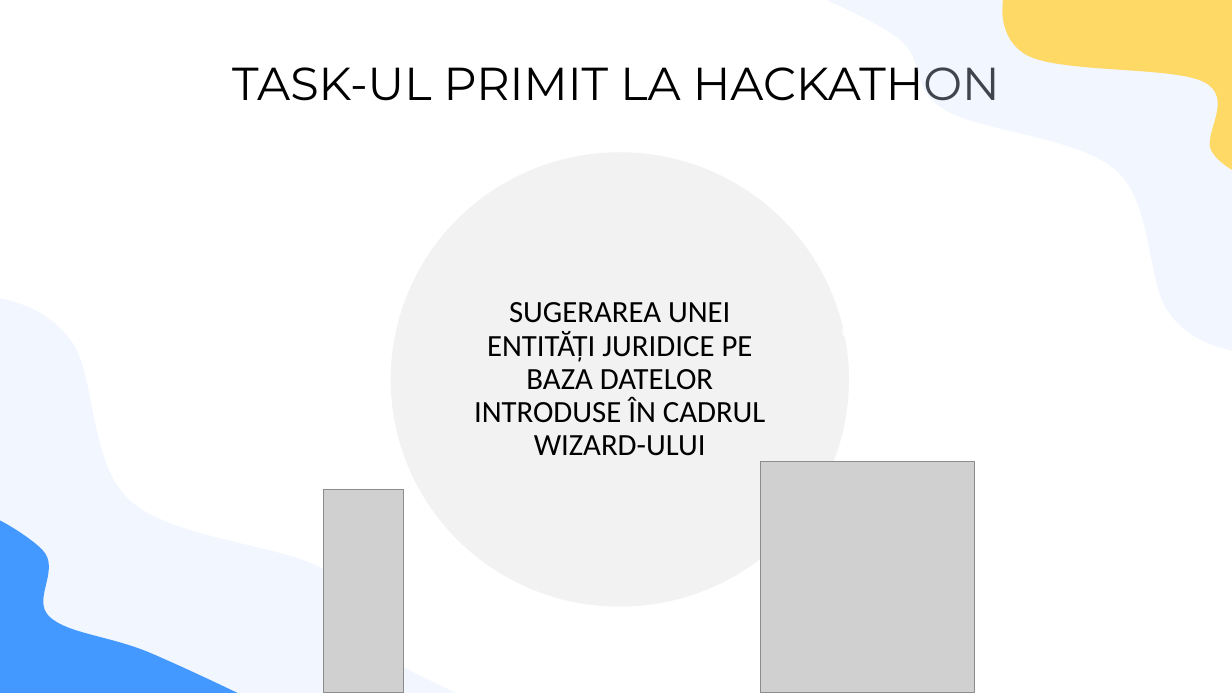
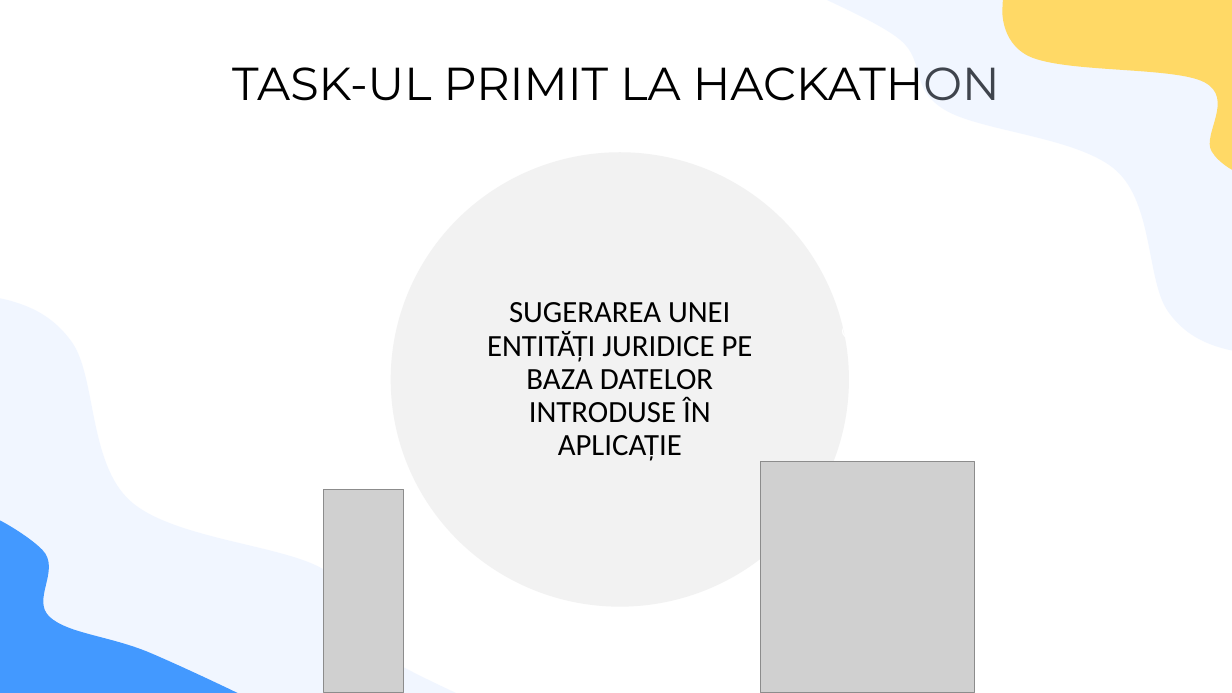
Before and after one commit to TheBobu/StartupBuddy, a slide deck: slide 7 of StartupBuddyPresentation.pptx (slide 6 before the commit). Drawn at 1232x693 pixels with LibreOffice and Linux fonts; fonts in the diff are those of the drawing; grey boxes stand for pictures. Boxes give left, top, right and bottom in pixels: in the first picture for what was removed or moved away, otherwise in the second. Text is boxed around its words. In the diff, an @@ line names an element or a change of style, - is before the commit and + after.

```diff
--- a/StartupBuddyPresentation.pptx
+++ b/StartupBuddyPresentation.pptx
@@ text in ellipse at box(487, 302, 753, 461): text changed @@
-  SUGERAREA UNEI ENTITĂȚI JURIDICE PE BAZA DATELOR INTRODUSE ÎN CADRUL WIZARD-ULUI
+  SUGERAREA UNEI ENTITĂȚI JURIDICE PE BAZA DATELOR INTRODUSE ÎN APLICAȚIE
```
Also in this commit, not shown: 1 other slide changed, 5 slides added, 4 slides removed.
